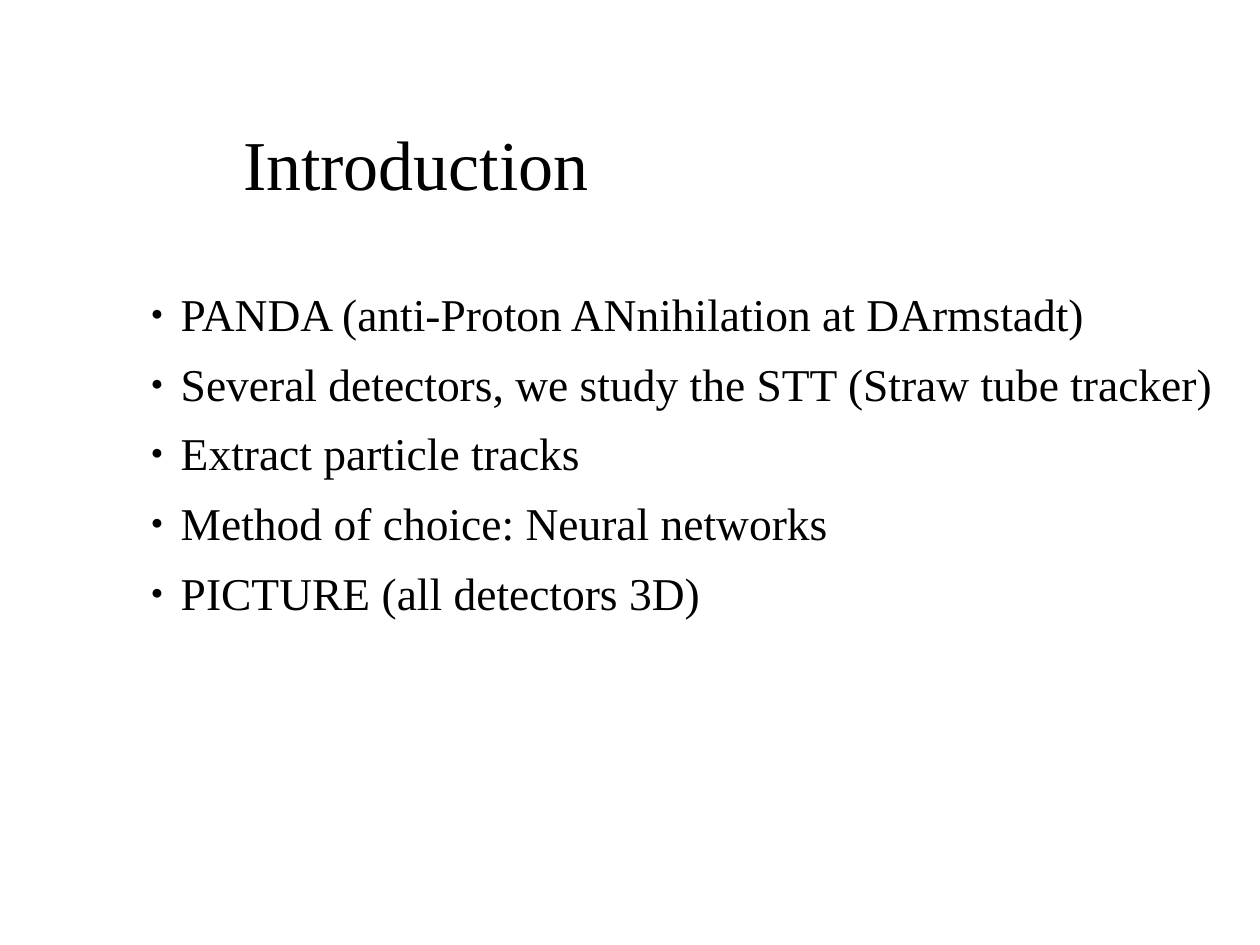
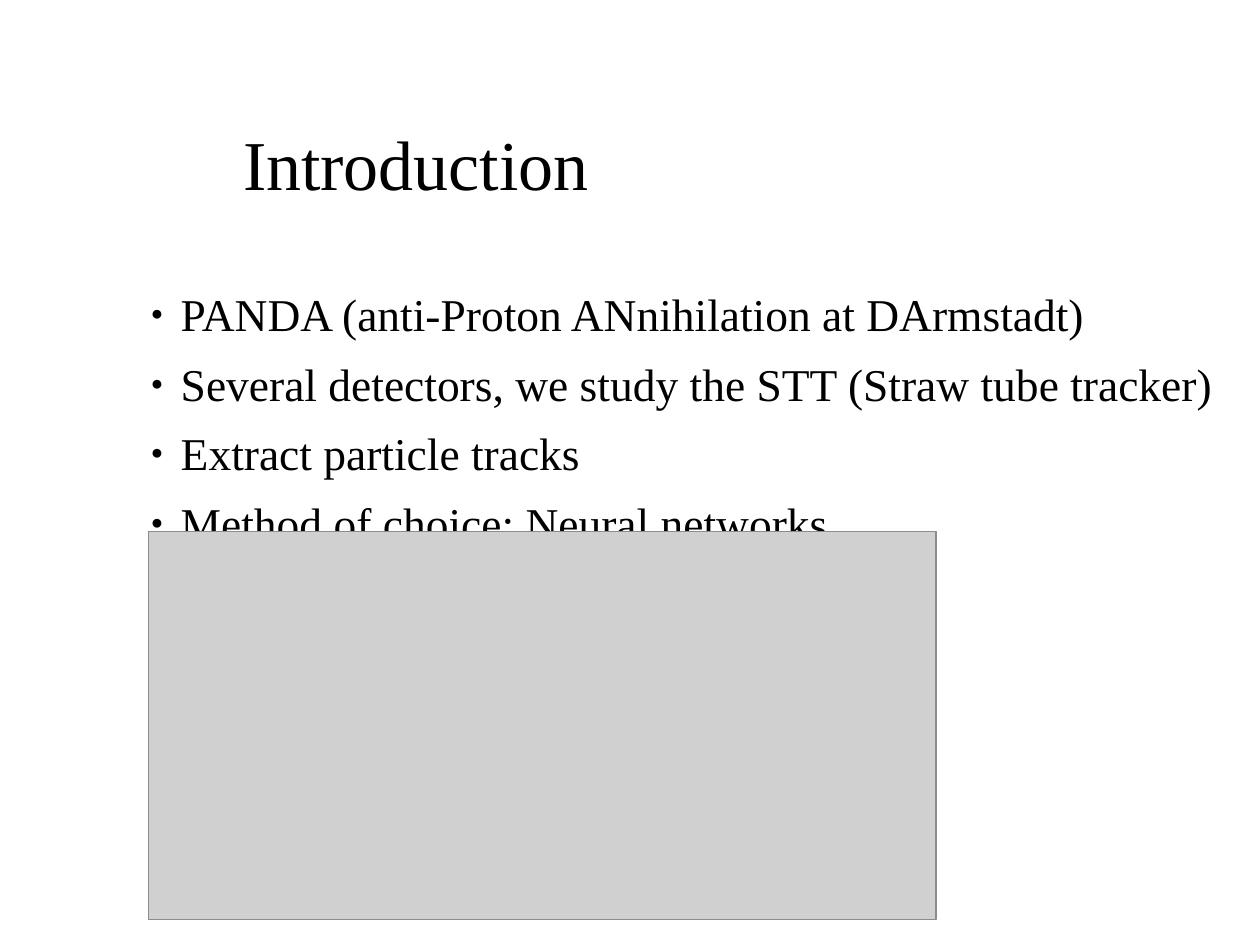
Before and after one commit to aaaaarvi/Projektarbete17, a slide deck: slide 2 of presentation/presentation.odp. Drawn at 1260x945 pixels with LibreOffice and Linux fonts; fonts in the diff are those of the drawing; grey boxes stand for pictures; background and template pictures are left out. Boxes give left, top, right and bottom in pixels: in the first picture for what was removed or moved away, otherwise in the second. Text is boxed around its words. In the diff, an @@ line names an element or a change of style, - is before the commit and + after.

Commit message:
added images to presentation

```diff
--- a/presentation/presentation.odp
+++ b/presentation/presentation.odp
@@ picture added at <box>149,532,936,920</box> @@
@@ text at <box>181,578,700,619</box>: paragraph removed @@
-● PICTURE (all detectors 3D)
```
Also in this commit, not shown: 4 other slides changed, 3 slides added, 2 slides removed, 17 other files.
